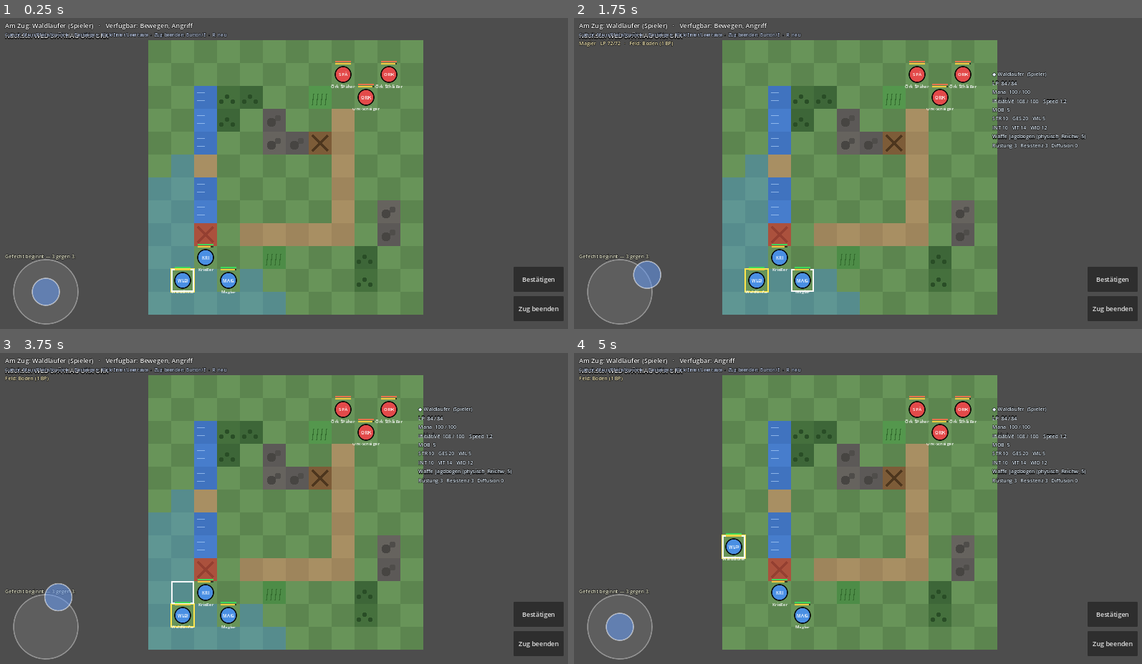
Above: before the commit, frames 1-4 (two rows, left to right).
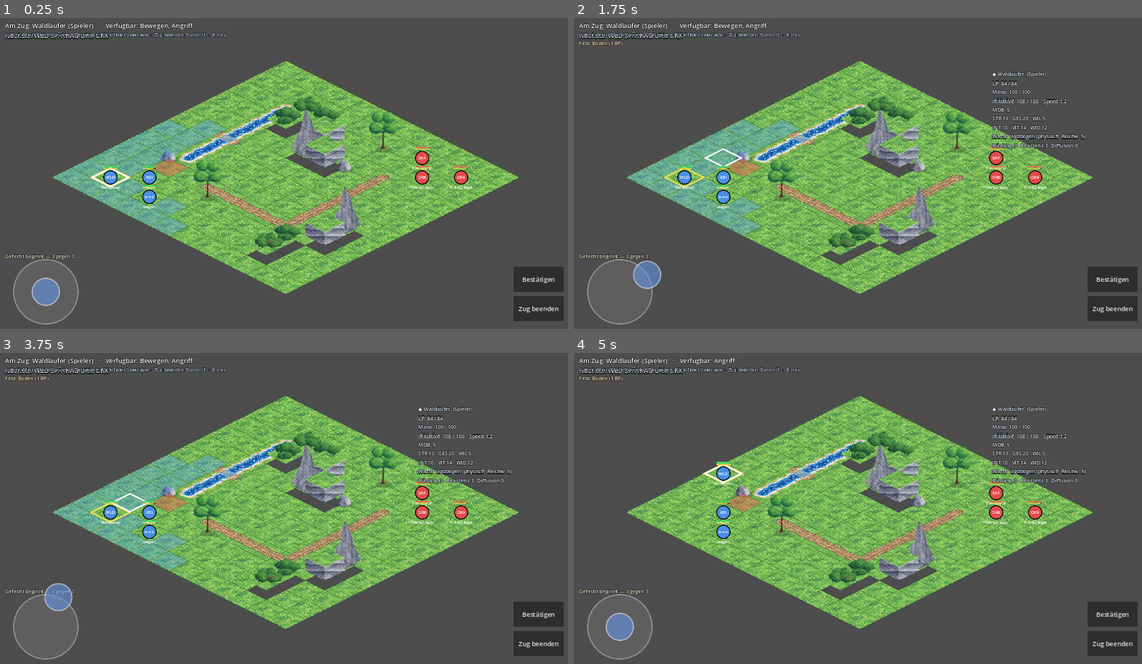
Above: after the commit, the same moments.

Repository: Longuspong/Axiom
Game: Godot game, scene res://scenes/skirmish.tscn
Two runs of this game, one before a commit and one after it. Both use one fixed random seed, a clock stepped at 60 frames per second and the inputs below.
Inputs (mouse positions are in pixels of both pictures, inside the frame that each line leads up to):
- Up to frame 1 (0.25 s): no input
- Up to frame 2 (1.75 s): click "Bestätigen" at 0.5 s; tap Enter at 1.25 s; drag from (619, 291) to (914, 108) at 1.27 s
- Up to frame 3 (3.75 s): drag from (170, 527) to (255, 576) at 2.02 s; tap Space at 2.75 s; move the mouse to (340, 443) at 2.77 s; hold Right 2.78-3.5 s; tap R at 2.85 s; tap Enter at 3.5 s; drag from (45, 626) to (113, 464) at 3.52 s
- Up to frame 4 (5 s): move the mouse to (1034, 561) at 4.27 s; hold Left from 4.28 s (still down); tap Keypad Enter at 4.35 s; tap Space at 4.52 s

The runs differ from the first frame. In frame 1, 45% of the frame differs, in the area x 9-92%, y 7-96%; in frame 2, 45%, in the area x 1-92%, y 7-96%; in frame 3, 45%; in frame 4, 45%.

Commit message:
Skirmish-Darstellung auf isometrisches Terrain-Tileset umgestellt
Die 12x12-Funktionsschicht (PR #24/#25) wurde bisher nur prozedural als
orthogonale Rechtecke gezeichnet. Jetzt rendert das Board sie isometrisch
mit dem echten Tileset (terrain_tileset.tres, 128x64 Diamond Down):

- board.gd: zwei TileMapLayer (Ground/Props) statt draw_rect-Platzhalter;
  Boden/Pfad/Fluss (inkl. Furt-Erkennung + Verbindungsmasken)/Dickicht/
  Barriere mit echten Tiles; Blockade=Findling, Deckung=Laubbaum,
  Effekt=Blumenwiese als Platzhalter bis Tileset v2 eigene Kacheln hat.
  Overlays (Bewegung/Angriff/aktiv/Cursor) als Iso-Rauten ueber den Tiles;
  zerstoerte Blockade zieht Tile + Nachbar-Masken nach (rebuild_cell)
- grid_utils.gd: Zelle<->Welt ueber map_to_local/local_to_map der
  registrierten Ground-Layer; cell_polygon() fuer Rauten-Overlays;
  Logik bleibt quadratisches Grid mit Manhattan (GDD 5.1)
- skirmish.gd: Einheiten Y-sortiert (Iso-Verdeckung), Kamera auf
  Rauten-Zentrum (Zoom 0.85), Joystick-Richtung auf Iso-Achsen projiziert
- GDD v0.27 (10.1) + CLAUDE.md nachgezogen

Co-Authored-By: Claude Fable 5 <noreply@anthropic.com>
Claude-Session: https://claude.ai/code/session_01BMa1eHvYcyYYNx3q9Yv8sp

Diff:
--- a/scenes/skirmish.gd
+++ b/scenes/skirmish.gd
@@ -23,6 +23,7 @@
 
 var board: Board
 var terrain: Terrain
+var _units_root: Node2D = null
 var units: Array = []
 var tracker := InitiativeTracker.new()
 var rng := RandomNumberGenerator.new()
@@ -88,6 +89,11 @@
 	terrain.setup(data.get("terrain", {}), board.grid_size)
 	board.terrain = terrain
 	add_child(board)
+	board.build()
+	# Einheiten-Container mit Y-Sortierung (untere Iso-Reihen verdecken obere).
+	_units_root = Node2D.new()
+	_units_root.y_sort_enabled = true
+	add_child(_units_root)
 
 func _build_units(data: Dictionary) -> void:
 	var archetypes: Dictionary = data.get("archetypes", {})
@@ -104,12 +110,16 @@
 			var u := Unit.new()
 			u.setup(team_name, arch, weapon, cell)
 			units.append(u)
-			add_child(u)
+			_units_root.add_child(u)
 
 func _build_camera(data: Dictionary) -> void:
 	var cam := Camera2D.new()
-	cam.position = Vector2(board.grid_size.x * GridUtils.TILE / 2.0,
-			board.grid_size.y * GridUtils.TILE / 2.0)
+	# Iso-Raute: Zellen (0,0) und (max,max) liegen beide auf der vertikalen
+	# Mittelachse — ihr Mittelwert ist das Kartenzentrum.
+	var lo := GridUtils.cell_to_world(Vector2i.ZERO)
+	var hi := GridUtils.cell_to_world(board.grid_size - Vector2i.ONE)
+	cam.position = (lo + hi) / 2.0
+	cam.zoom = Vector2(0.85, 0.85)  # Luft für hohe Tiles (Bäume/Klippen) am Rand
 	add_child(cam)
 	cam.make_current()
 
@@ -363,10 +373,18 @@
 			_rep_t = 0.0
 			_cursor_input(dir)
 
+## Analoge Bildschirm-Richtung → Grid-Schritt. Die Grid-Achsen liegen auf dem
+## Bildschirm diagonal (Iso Diamond Down: +x = unten rechts, +y = unten links),
+## also die Stick-Richtung auf beide Achsen projizieren und die stärkere nehmen.
+const ISO_AXIS_X := Vector2(0.894, 0.447)   # normiert (64, 32)
+const ISO_AXIS_Y := Vector2(-0.894, 0.447)  # normiert (−64, 32)
+
 func _dominant(v: Vector2) -> Vector2i:
-	if absf(v.x) >= absf(v.y):
-		return Vector2i(int(signf(v.x)), 0)
-	return Vector2i(0, int(signf(v.y)))
+	var ax := v.dot(ISO_AXIS_X)
+	var ay := v.dot(ISO_AXIS_Y)
+	if absf(ax) >= absf(ay):
+		return Vector2i(int(signf(ax)), 0)
+	return Vector2i(0, int(signf(ay)))
 
 
 # --------------------------------------------------------------------------
@@ -468,6 +486,7 @@
 	var destroyed := terrain.damage_blockade(cell, res.damage)
 	if destroyed:
 		_log("%s zerschlägt die Blockade — der Weg ist frei." % attacker.abbr)
+		board.rebuild_cell(cell)  # Feld wird Boden → Tile-Darstellung nachziehen
 	else:
 		_log("%s trifft die Blockade für %d (LP %d/%d)." % [attacker.abbr, res.damage,
 				int(terrain.blockade_lp.get(cell, 0)), terrain.blockade_max_lp])
--- a/scripts/combat/board.gd
+++ b/scripts/combat/board.gd
@@ -1,9 +1,18 @@
 class_name Board
 extends Node2D
-## Zeichnet das Kampf-Grid + Overlays (Bewegungs-/Angriffsreichweite, aktive Zelle).
-## Die Funktionsschicht (Terrain, GDD §5.1) wird prozedural eingefärbt —
-## Platzhalter-Optik, echte Region-Tiles (Darstellungsschicht) folgen später.
-## Der Controller setzt die Highlight-Listen und ruft queue_redraw().
+## Darstellungsschicht des Kampf-Grids (GDD §5.1: Trennung Funktions-/
+## Darstellungsschicht). Rendert die Funktionstypen isometrisch mit dem
+## Terrain-Tileset (assets/tiles/terrain_tileset.tres) und zeichnet die
+## Overlays (Bewegungs-/Angriffsreichweite, aktive Zelle, Cursor) als
+## Iso-Rauten darüber. Der Controller setzt die Highlight-Listen und ruft
+## queue_redraw(); die TileMapLayer liegen auf z_index < 0, damit die
+## Overlays (eigenes _draw) über den Tiles landen.
+##
+## Tileset v1 hat noch keine eigenen Kacheln für Blockade/Deckung/Effekt
+## (docs/TILESET.md) — Platzhalter-Zuordnung: Blockade = Findling,
+## Deckung = Laubbaum, Effekt-Feld = Blumenwiese.
+
+const TILESET := preload("res://assets/tiles/terrain_tileset.tres")
 
 var grid_size := Vector2i(12, 12)
 var terrain: Terrain = null
@@ -12,77 +21,151 @@
 var active_cell := Vector2i(-1, -1)
 var cursor_cell := Vector2i(-1, -1)
 
+var _ground: TileMapLayer
+var _props: TileMapLayer
 
-func _draw() -> void:
+const BITS := {
+	Vector2i(0, -1): 1, Vector2i(1, 0): 2, Vector2i(0, 1): 4, Vector2i(-1, 0): 8,
+}
+
+
+## Baut die Tile-Darstellung auf — aufrufen, nachdem terrain gesetzt ist.
+func build() -> void:
+	_ground = TileMapLayer.new()
+	_ground.tile_set = TILESET
+	_ground.z_index = -10
+	add_child(_ground)
+	_props = TileMapLayer.new()
+	_props.tile_set = TILESET
+	_props.y_sort_enabled = true
+	_props.z_index = -9
+	add_child(_props)
+	GridUtils.iso_layer = _ground
 	for y in grid_size.y:
 		for x in grid_size.x:
-			_draw_cell(Vector2i(x, y))
+			_set_tile(Vector2i(x, y))
+	queue_redraw()
+
+
+## Zelle neu rendern, wenn sich ihr Funktionstyp ändert (Blockade → Boden).
+## Nachbarn mitziehen, damit Fluss-/Pfad-Verbindungsmasken stimmen.
+func rebuild_cell(c: Vector2i) -> void:
+	_set_tile(c)
+	for d in GridUtils.STEP_DIRS:
+		var n: Vector2i = c + d
+		if n.x >= 0 and n.y >= 0 and n.x < grid_size.x and n.y < grid_size.y:
+			_set_tile(n)
+	queue_redraw()
+
+
+# --------------------------------------------------------------------------
+# Funktionstyp → Tile (Darstellungsschicht)
+# --------------------------------------------------------------------------
+func _set_tile(c: Vector2i) -> void:
+	_props.erase_cell(c)
+	var ftype := terrain.type_at(c) if terrain != null else "boden"
+	match ftype:
+		"pfad":
+			if _ford_axis(c) == "ew":
+				_ground.set_cell(c, TileIds.GROUND_SRC, TileIds.FORD_EW)
+			elif _ford_axis(c) == "ns":
+				_ground.set_cell(c, TileIds.GROUND_SRC, TileIds.FORD_NS)
+			else:
+				_ground.set_cell(c, TileIds.GROUND_SRC, TileIds.ROAD[_conn_mask(c, "pfad")])
+		"fluss":
+			_ground.set_cell(c, TileIds.GROUND_SRC, TileIds.RIVER[_conn_mask(c, "fluss")])
+		"dickicht":
+			_ground.set_cell(c, TileIds.TALL_SRC,
+					TileIds.SCRUB_A if _cell_hash(c) % 2 == 0 else TileIds.SCRUB_B)
+		"barriere":
+			_ground.set_cell(c, TileIds.TALL_SRC,
+					TileIds.CLIFF if _cell_hash(c) % 3 != 0 else TileIds.MOUNTAIN_A)
+		"blockade":
+			_ground.set_cell(c, TileIds.GROUND_SRC, _grass(c))
+			_props.set_cell(c, TileIds.TALL_SRC, TileIds.BOULDER)
+		"deckung":
+			_ground.set_cell(c, TileIds.GROUND_SRC, _grass(c))
+			_props.set_cell(c, TileIds.TALL_SRC, TileIds.TREE_ROUND)
+		"effekt":
+			_ground.set_cell(c, TileIds.GROUND_SRC,
+					TileIds.GRASS_FLOWERS_A if _cell_hash(c) % 2 == 0 else TileIds.GRASS_FLOWERS_B)
+		_:
+			_ground.set_cell(c, TileIds.GROUND_SRC, _grass(c))
+
+
+func _grass(c: Vector2i) -> Vector2i:
+	return TileIds.GRASS_A if _cell_hash(c) % 5 != 0 else TileIds.GRASS_B
+
+
+func _cell_hash(c: Vector2i) -> int:
+	return ((c.x * 73856093) ^ (c.y * 19349663)) & 0xFFFF
+
+
+## Furt = Pfad-Feld mitten im Fluss (§5.1-Map): Wasser auf gegenüberliegenden
+## Seiten. Rückgabe "ew"/"ns" = Richtung des begehbaren Decks, "" = keine Furt.
+func _ford_axis(c: Vector2i) -> String:
+	if terrain == null or terrain.type_at(c) != "pfad":
+		return ""
+	if terrain.type_at(c + Vector2i(0, -1)) == "fluss" \
+			and terrain.type_at(c + Vector2i(0, 1)) == "fluss":
+		return "ew"
+	if terrain.type_at(c + Vector2i(-1, 0)) == "fluss" \
+			and terrain.type_at(c + Vector2i(1, 0)) == "fluss":
+		return "ns"
+	return ""
+
+
+## Bitmaske der verbundenen Nachbarn (N=1, E=2, S=4, W=8) für Fluss/Pfad.
+## Fluss verbindet auch durch die Furt hindurch (das Wasser fließt weiter).
+func _conn_mask(c: Vector2i, kind: String) -> int:
+	var mask := 0
+	for d: Vector2i in BITS:
+		var n: Vector2i = c + d
+		var t := terrain.type_at(n)
+		if t == kind or (kind == "fluss" and _ford_axis(n) != ""):
+			mask |= BITS[d]
+	return mask
+
+
+# --------------------------------------------------------------------------
+# Overlays (über den Tiles, unter den Einheiten)
+# --------------------------------------------------------------------------
+func _draw() -> void:
+	# Dezentes Zellraster fürs Grid-Gefühl auf den Iso-Tiles.
+	for y in grid_size.y:
+		for x in grid_size.x:
+			_draw_diamond_outline(Vector2i(x, y), Color(0, 0, 0, 0.10), 1.0)
 
 	for c in move_cells:
-		draw_rect(GridUtils.cell_rect(c), Color(0.30, 0.60, 1.0, 0.35))
+		draw_colored_polygon(GridUtils.cell_polygon(c, 3.0), Color(0.30, 0.60, 1.0, 0.35))
 	for c in attack_cells:
-		draw_rect(GridUtils.cell_rect(c), Color(1.0, 0.30, 0.30, 0.40))
+		draw_colored_polygon(GridUtils.cell_polygon(c, 3.0), Color(1.0, 0.30, 0.30, 0.40))
 
 	if active_cell.x >= 0:
-		draw_rect(GridUtils.cell_rect(active_cell), Color(1.0, 0.90, 0.30), false, 3.0)
+		_draw_diamond_outline(active_cell, Color(1.0, 0.90, 0.30), 3.0)
 
 	# Cursor liegt über allem (heller, dicker Rahmen).
 	if cursor_cell.x >= 0:
-		var cr := GridUtils.cell_rect(cursor_cell).grow(-2.0)
-		draw_rect(cr, Color(1.0, 1.0, 1.0, 0.95), false, 4.0)
+		_draw_diamond_outline(cursor_cell, Color(1.0, 1.0, 1.0, 0.95), 4.0, 5.0)
+
+	if terrain != null:
+		for c in terrain.blockade_lp.keys():
+			_draw_blockade_lp(c)
 
 
-func _draw_cell(c: Vector2i) -> void:
-	var r := GridUtils.cell_rect(c)
-	var checker := (c.x + c.y) % 2 == 0
-	var ftype := terrain.type_at(c) if terrain != null else "boden"
-	match ftype:
-		"dickicht":
-			draw_rect(r, Color(0.24, 0.40, 0.22) if checker else Color(0.27, 0.44, 0.24))
-			for i in 3:
-				var p := r.position + Vector2(12 + i * 16, 44 - (i % 2) * 14)
-				draw_circle(p, 6.0, Color(0.16, 0.30, 0.15))
-		"pfad":
-			draw_rect(r, Color(0.62, 0.52, 0.36) if checker else Color(0.66, 0.56, 0.39))
-		"fluss":
-			draw_rect(r, Color(0.25, 0.45, 0.75) if checker else Color(0.28, 0.49, 0.80))
-			for i in 2:
-				var y := r.position.y + 20.0 + i * 22.0
-				draw_line(Vector2(r.position.x + 8, y), Vector2(r.position.x + 30, y),
-						Color(0.75, 0.87, 1.0, 0.6), 2.0)
-		"barriere":
-			draw_rect(r, Color(0.36, 0.35, 0.34) if checker else Color(0.40, 0.39, 0.37))
-			draw_circle(r.get_center() + Vector2(-8, 6), 13.0, Color(0.28, 0.27, 0.26))
-			draw_circle(r.get_center() + Vector2(10, -6), 9.0, Color(0.31, 0.30, 0.29))
-		"blockade":
-			draw_rect(r, Color(0.45, 0.33, 0.20) if checker else Color(0.49, 0.36, 0.22))
-			draw_line(r.position + Vector2(10, 10), r.end - Vector2(10, 10),
-					Color(0.30, 0.21, 0.12), 6.0)
-			draw_line(Vector2(r.end.x - 10, r.position.y + 10),
-					Vector2(r.position.x + 10, r.end.y - 10), Color(0.30, 0.21, 0.12), 6.0)
-			_draw_blockade_lp(c, r)
-		"deckung":
-			draw_rect(r, Color(0.30, 0.55, 0.28) if checker else Color(0.33, 0.59, 0.30))
-			for i in 4:
-				var bx := r.position.x + 10.0 + i * 12.0
-				draw_line(Vector2(bx, r.end.y - 10), Vector2(bx + 4, r.position.y + 22),
-						Color(0.20, 0.42, 0.18), 2.5)
-		"effekt":
-			draw_rect(r, Color(0.45, 0.38, 0.55) if checker else Color(0.49, 0.42, 0.59))
-			draw_arc(r.get_center(), 14.0, 0.0, TAU, 24, Color(0.85, 0.75, 1.0, 0.8), 2.0)
-		_:
-			draw_rect(r, Color(0.36, 0.52, 0.31) if checker else Color(0.41, 0.58, 0.35))
-	draw_rect(r, Color(0, 0, 0, 0.15), false, 1.0)
+func _draw_diamond_outline(c: Vector2i, col: Color, width: float, inset := 0.0) -> void:
+	var pts := GridUtils.cell_polygon(c, inset)
+	pts.append(pts[0])
+	draw_polyline(pts, col, width, true)
 
 
-func _draw_blockade_lp(c: Vector2i, r: Rect2) -> void:
-	if terrain == null:
-		return
+func _draw_blockade_lp(c: Vector2i) -> void:
 	var lp := int(terrain.blockade_lp.get(c, terrain.blockade_max_lp))
 	var frac := clampf(float(lp) / float(terrain.blockade_max_lp), 0.0, 1.0)
 	if frac >= 1.0:
 		return
-	var bar := Rect2(r.position + Vector2(8, 4), Vector2(r.size.x - 16, 5))
+	var ctr := GridUtils.cell_to_world(c)
+	var bar := Rect2(ctr + Vector2(-24, -52), Vector2(48, 5))
 	draw_rect(bar, Color(0, 0, 0, 0.6))
 	draw_rect(Rect2(bar.position, Vector2(bar.size.x * frac, bar.size.y)),
 			Color(0.9, 0.6, 0.2))
--- a/scripts/combat/grid_utils.gd
+++ b/scripts/combat/grid_utils.gd
@@ -1,24 +1,43 @@
 class_name GridUtils
 extends RefCounted
 ## Grid-Mathematik für den Kampf-Prototyp.
-## Quadratische Tiles, Manhattan-Distanz (GDD §5.1). Darstellung aktuell
-## orthogonal von oben — echte iso-Projektion ist reine Render-Sache und
-## kann später über cell_to_world/world_to_cell nachgezogen werden.
+## Logik: quadratische Tiles, Manhattan-Distanz (GDD §5.1).
+## Darstellung: isometrisch (2:1-Raute, 128×64, Diamond Down — wie das
+## Terrain-Tileset). Die Umrechnung Zelle↔Welt läuft über die vom Board
+## registrierte TileMapLayer (`iso_layer`); die manuelle Formel ist nur
+## Fallback, falls noch keine Darstellungsschicht existiert.
 
-const TILE := 64
+const TILE_W := 128
+const TILE_H := 64
+
+## Ground-Layer der Darstellungsschicht — setzt Board.build().
+static var iso_layer: TileMapLayer = null
 
 static func manhattan(a: Vector2i, b: Vector2i) -> int:
 	return absi(a.x - b.x) + absi(a.y - b.y)
 
 ## Mittelpunkt einer Zelle in Weltkoordinaten (Einheiten sitzen zentriert).
 static func cell_to_world(c: Vector2i) -> Vector2:
-	return Vector2(c.x * TILE + TILE / 2.0, c.y * TILE + TILE / 2.0)
+	if is_instance_valid(iso_layer):
+		return iso_layer.to_global(iso_layer.map_to_local(c))
+	return Vector2((c.x - c.y) * TILE_W / 2.0, (c.x + c.y + 1) * TILE_H / 2.0)
 
 static func world_to_cell(p: Vector2) -> Vector2i:
-	return Vector2i(floori(p.x / float(TILE)), floori(p.y / float(TILE)))
+	if is_instance_valid(iso_layer):
+		return iso_layer.local_to_map(iso_layer.to_local(p))
+	var fx := p.x / float(TILE_W)
+	var fy := p.y / float(TILE_H) - 0.5
+	return Vector2i(roundi(fy + fx), roundi(fy - fx))
 
-## Rechteck einer Zelle (für Board-Overlays).
-static func cell_rect(c: Vector2i) -> Rect2:
-	return Rect2(c.x * TILE, c.y * TILE, TILE, TILE)
+## Eckpunkte der Iso-Raute einer Zelle (für Overlay-Zeichnung).
+## inset > 0 verkleinert die Raute (z. B. für den Cursor-Rahmen).
+static func cell_polygon(c: Vector2i, inset := 0.0) -> PackedVector2Array:
+	var ctr := cell_to_world(c)
+	var hw := TILE_W / 2.0 - inset
+	var hh := TILE_H / 2.0 - inset * 0.5
+	return PackedVector2Array([
+		ctr + Vector2(0, -hh), ctr + Vector2(hw, 0),
+		ctr + Vector2(0, hh), ctr + Vector2(-hw, 0),
+	])
 
 const STEP_DIRS := [Vector2i(1, 0), Vector2i(-1, 0), Vector2i(0, 1), Vector2i(0, -1)]
Not shown, changed: CLAUDE.md
Not shown, changed: GDD.md
